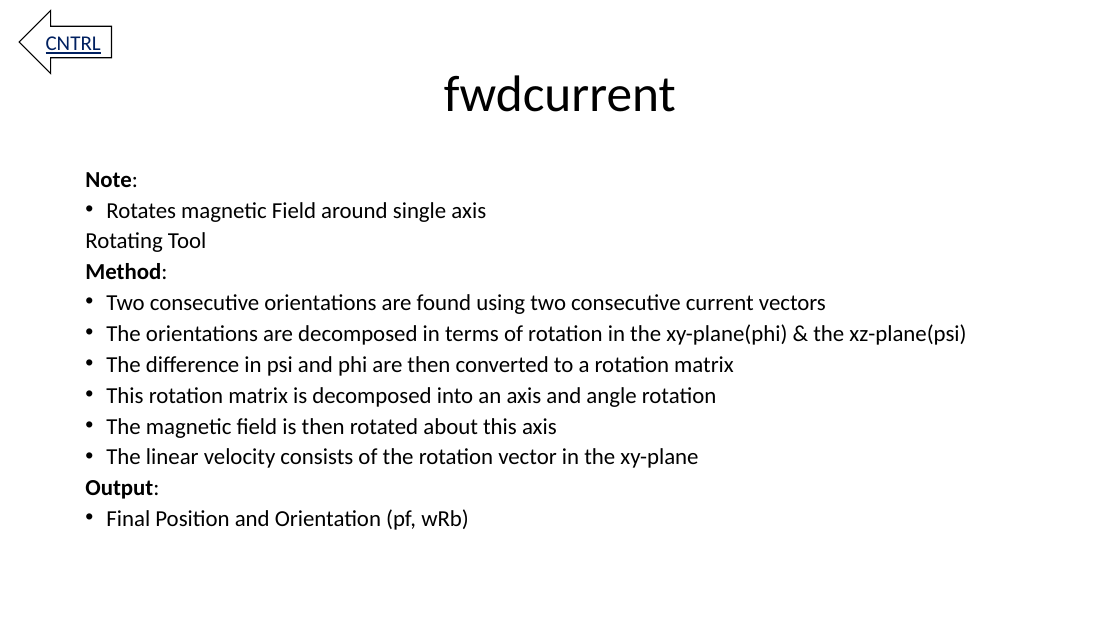
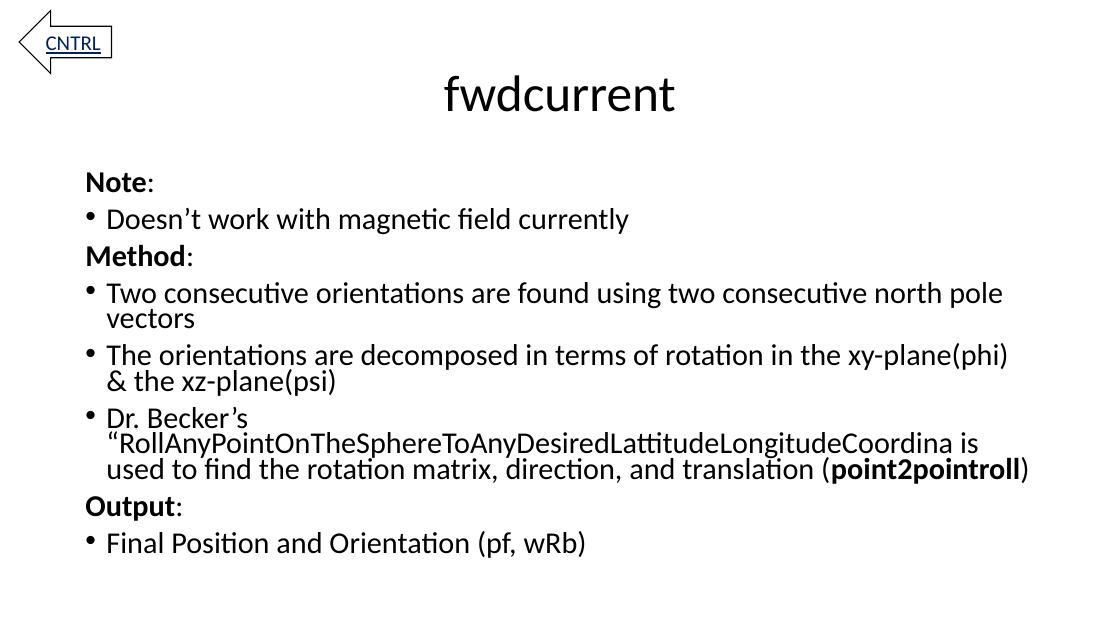
Before and after one commit to RoboticSwarmControl/3AxisMagnet, a slide deck: slide 10 of Omnimagnet Mind Map 06.25.2016 (wo parameter description).pptx. Drawn at 1120x630 pixels with LibreOffice and Linux fonts; fonts in the diff are those of the drawing. Boxes give left, top, right and bottom in pixels: in the first picture for what was removed or moved away, otherwise in the second. Text is boxed around its words. In the diff, an @@ line names an element or a change of style, - is before the commit and + after.

```diff
--- a/Omnimagnet Mind Map 06.25.2016 (wo parameter description).pptx
+++ b/Omnimagnet Mind Map 06.25.2016 (wo parameter description).pptx
@@ text at (85,172,1009,558): size 19.6 to 25.9 pt in "Note:", "Method:", "The orientations are decomposed in terms of ...", "Output:" and 1 more places @@
@@ text at (106,208,629,235): text changed; size 19.6 to 25.9 pt @@
-• Rotates magnetic Field around single axis
-Rotating Tool
+• Doesn’t work with magnetic field currently
@@ text at (106,282,1003,329): text changed; size 19.6 to 25.9 pt @@
-• Two consecutive orientations are found using two consecutive current vectors
+• Two consecutive orientations are found using two consecutive north pole vectors
@@ text at (106,407,1030,484): text changed; size 19.6 to 25.9 pt @@
-• The difference in psi and phi are then converted to a rotation matrix
-• This rotation matrix is decomposed into an axis and angle rotation
-• The magnetic field is then rotated about this axis
-• The linear velocity consists of the rotation vector in the xy-plane
+• Dr. Becker’s “RollAnyPointOnTheSphereToAnyDesiredLattitudeLongitudeCoordina is used to find the rotation matrix, direction, and translation (point2pointroll)
```
Also in this commit, not shown: 11 other slides changed, 2 slides removed.
